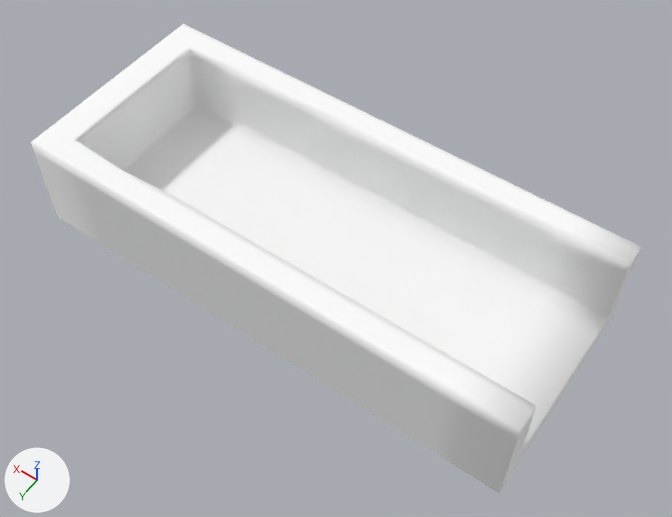
An edit to the glTF model resources/maze-8.glb, drawn before and after from the same camera.
Camera for both pictures: a 50 mm camera at (-0.59, 0.521, 0.845) aimed at (-0.226, 0.011, 0.044). The lights are fixed; the arrows at lower left show +X, +Y and +Z. Vertices at the same position are counted once.

The scene before the commit, as lines of its bpy script (objects in view):
```python
me_defaultobject = bpy.data.meshes.new('defaultobject')
me_defaultobject.from_pydata(...)  # 777 vertices, 1520 faces; spans x -0.5..0.1, y -0.125..0.125, z 0.0..0.125
me_defaultobject.materials.append(mat_material_0_material)
ob_defaultobject = bpy.data.objects.new('defaultobject', me_defaultobject)
ob_defaultobject.location = (0.0, 0.0, 0.0)
```
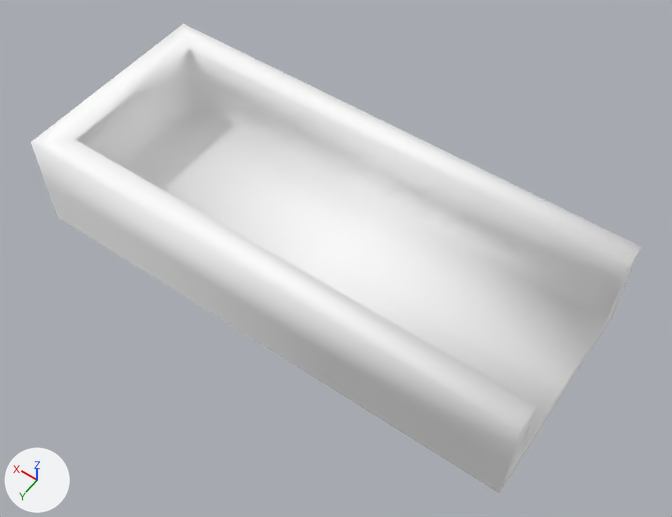
The change, as a list of edits to the scene's bpy script:
```text
Change me_defaultobject:
    used by ob_defaultobject; location = (0.0, 0.0, 0.0)
    remove me_defaultobject.from_pydata(...)  # 777 vertices, 1520 faces; spans x -0.5..0.1, y -0.125..0.125, z 0.0..0.125
    add me_defaultobject.from_pydata(...)  # 57 vertices, 104 faces; spans x -0.5..0.1, y -0.125..0.125, z 0.0..0.125
    me_defaultobject part 1: 720 vertices removed from x -0.5..0.1, y -0.125..0.125, z 0.0..0.125
```

Where the change shows, as pixel boxes (x1, y1, x2, y2) in the pictures (672 x 517 px):
part 1 of me_defaultobject, deleted
    before: (31, 24, 641, 493)
